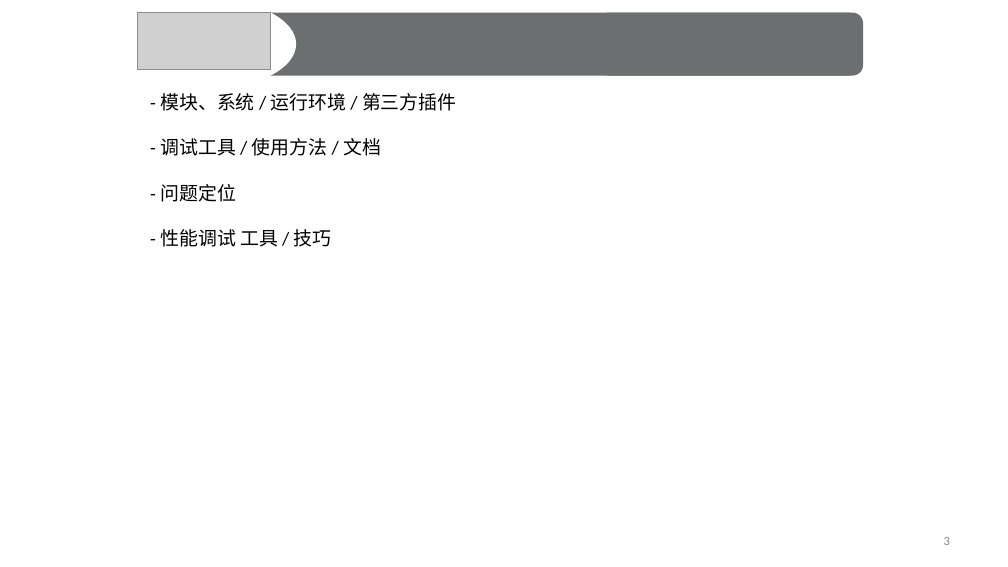
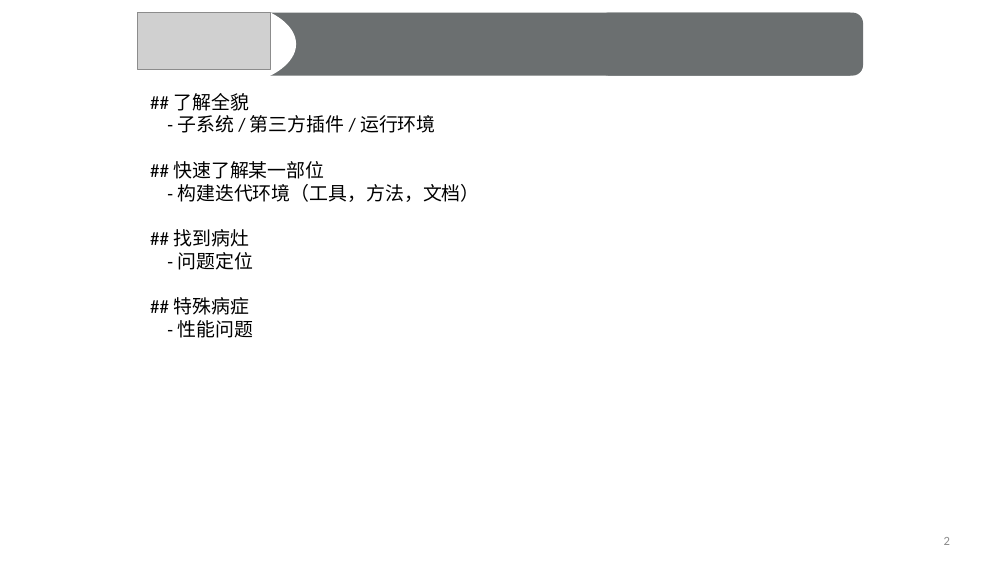
Before and after one commit to rainbow494/blog.zuoshachi.com, a slide deck: slide 2 of examples/how-to-debug-website/how-to-debug-viewfinder.pptx (slide 3 before the commit). Drawn at 1008x567 pixels with LibreOffice and Linux fonts; fonts in the diff are those of the drawing; grey boxes stand for pictures. Boxes give left, top, right and bottom in pixels: in the first picture for what was removed or moved away, otherwise in the second. Text is boxed around its words. In the diff, an @@ line names an element or a change of style, - is before the commit and + after.

Commit message:
updated ppt

```diff
--- a/examples/how-to-debug-website/how-to-debug-viewfinder.pptx
+++ b/examples/how-to-debug-website/how-to-debug-viewfinder.pptx
@@ text at (x1=173, y1=93, x2=479, y2=247): text changed @@
-- 模块、系统 / 运行环境 / 第三方插件
-- 调试工具 / 使用方法 / 文档
+## 了解全貌
+- 子系统 / 第三方插件 / 运行环境
+## 快速了解某一部位
+- 构建迭代环境（工具，方法，文档）
+## 找到病灶
@@ text at (x1=173, y1=297, x2=253, y2=338): text changed @@
-- 性能调试 工具 / 技巧
+## 特殊病症
+- 性能问题
```
Also in this commit, not shown: 4 other slides changed, 3 slides added, 3 slides removed, 7 other files.
